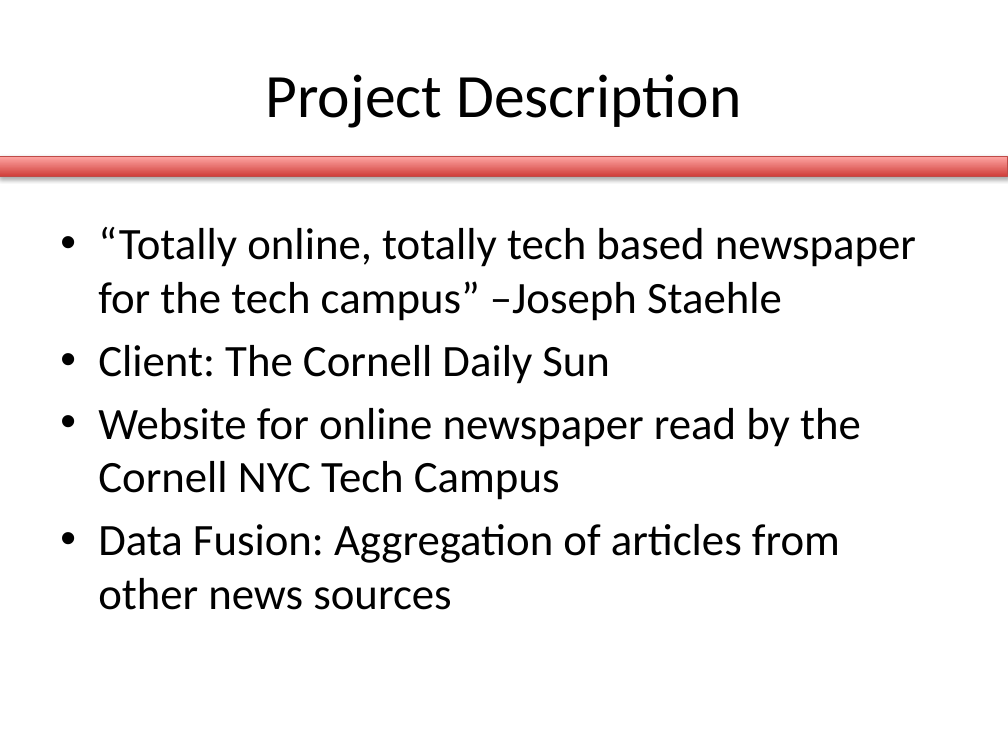
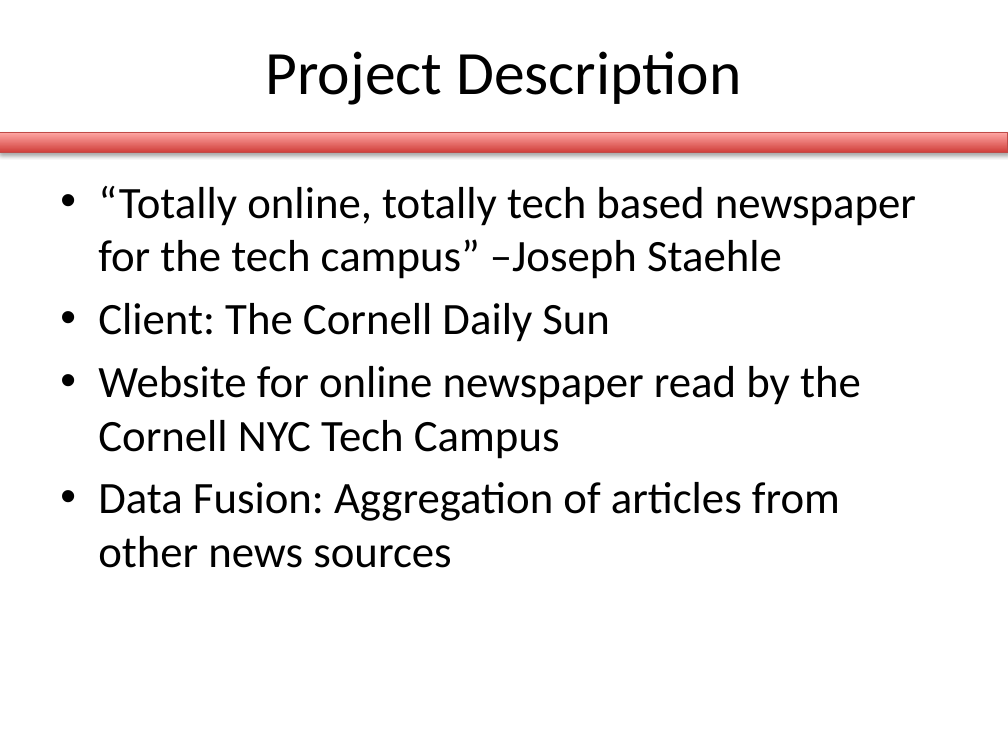
Before and after one commit to briantoth/Sun-in-the-City, a slide deck: slide 3 of se_process/milestone3/milestone3.pptx. Drawn at 1008x756 pixels with LibreOffice and Linux fonts; fonts in the diff are those of the drawing. Boxes give left, top, right and bottom in pixels: in the first picture for what was removed or moved away, otherwise in the second. Text is boxed around its words. In the diff, an @@ line names an element or a change of style, - is before the commit and + after.

```diff
--- a/se_process/milestone3/milestone3.pptx
+++ b/se_process/milestone3/milestone3.pptx
@@ title "Project Description" moved from (x1=266, y1=74, x2=741, y2=128) to (x1=266, y1=51, x2=741, y2=105) @@
@@ rectangle moved from (x1=0, y1=156, x2=1008, y2=176) to (x1=0, y1=132, x2=1008, y2=152) @@
@@ text "“Totally online, totally tech based ..." moved from (x1=98, y1=227, x2=916, y2=610) to (x1=98, y1=186, x2=916, y2=568) @@
```
Also in this commit, not shown: 8 other slides changed, 26 slides added, 2 slides removed, 2 other files.
